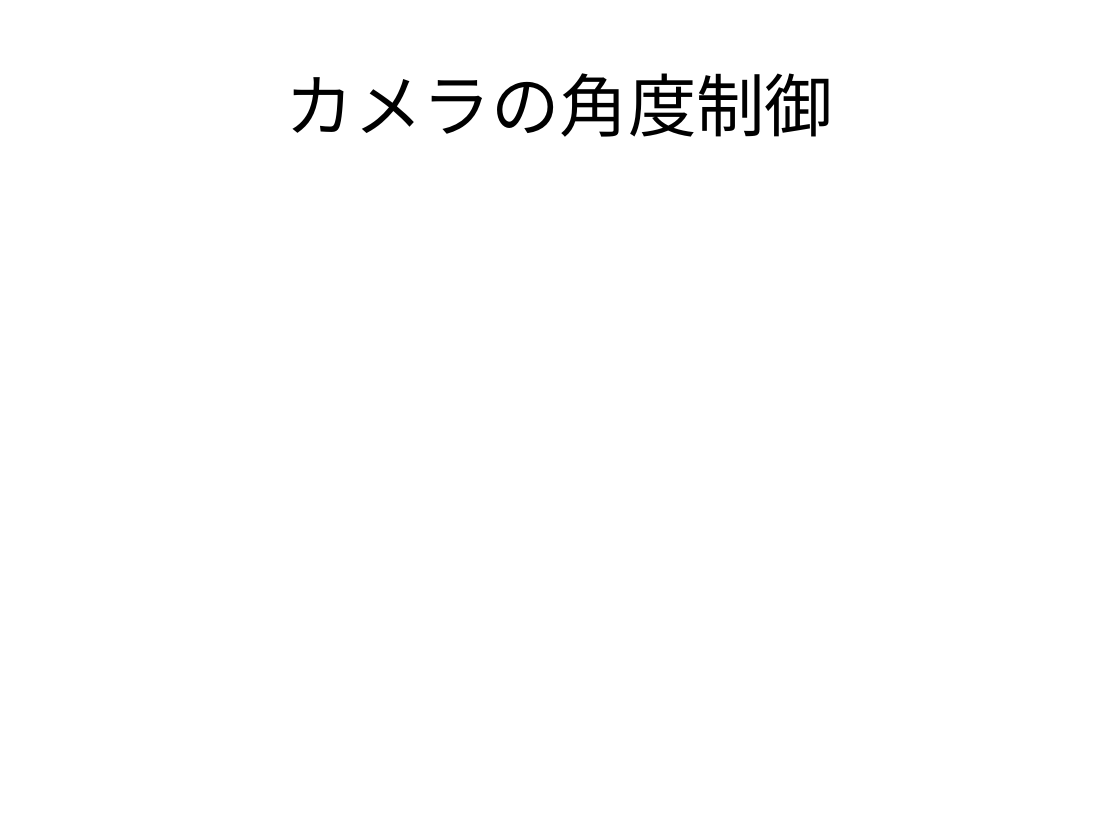
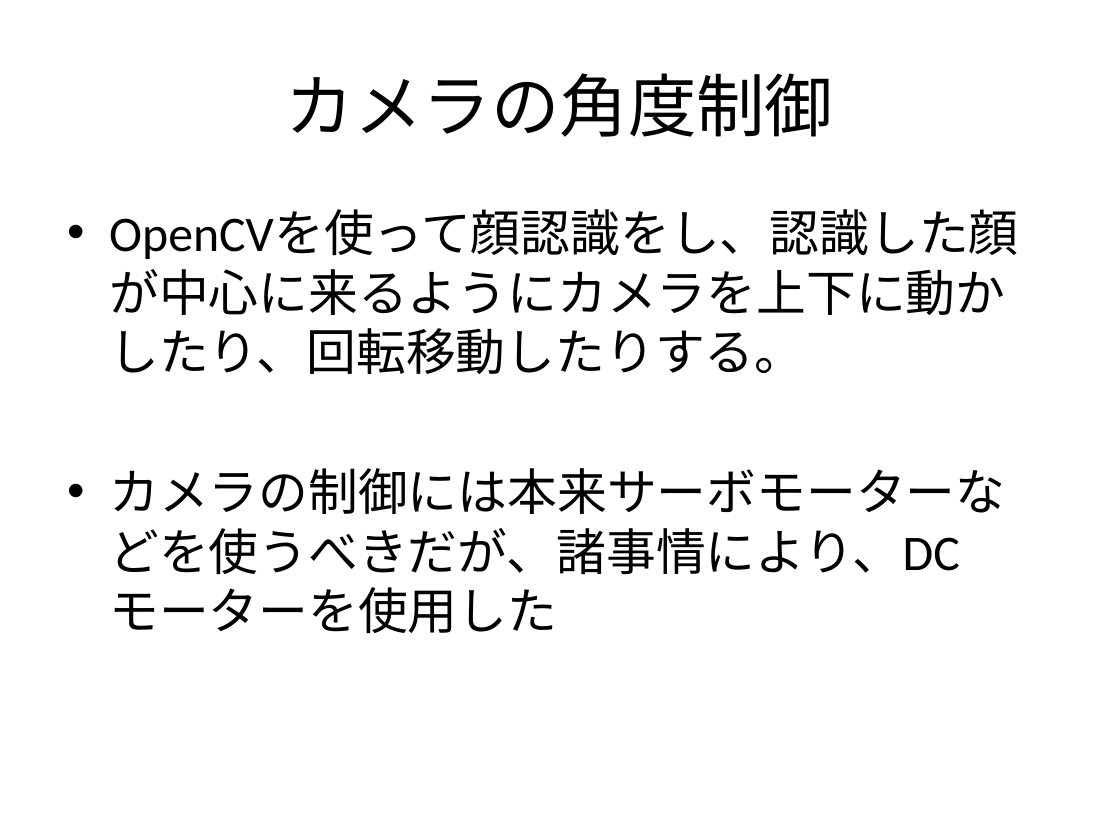
Before and after one commit to Shell-Wataru/AutoRecognition, a slide deck: slide 14 of motor/slideUshimaru.pptx. Drawn at 1120x840 pixels with LibreOffice and Linux fonts; fonts in the diff are those of the drawing. Boxes give left, top, right and bottom in pixels: in the first picture for what was removed or moved away, otherwise in the second. Text is boxed around its words. In the diff, an @@ line names an element or a change of style, - is before the commit and + after.

```diff
--- a/motor/slideUshimaru.pptx
+++ b/motor/slideUshimaru.pptx
@@ text added at (109, 210, 1018, 575), 32 pt, text #000000 @@
+• OpenCVを使って顔認識をし、認識した顔が中心に来るようにカメラを上下に動かしたり、回転移動したりする。
+• カメラの制御には本来サーボモーターなどを使うべきだが、諸事情により、DCモーターを使用した
```
Also in this commit, not shown: 1 other slide changed, 2 slides added, 2 slides removed.
